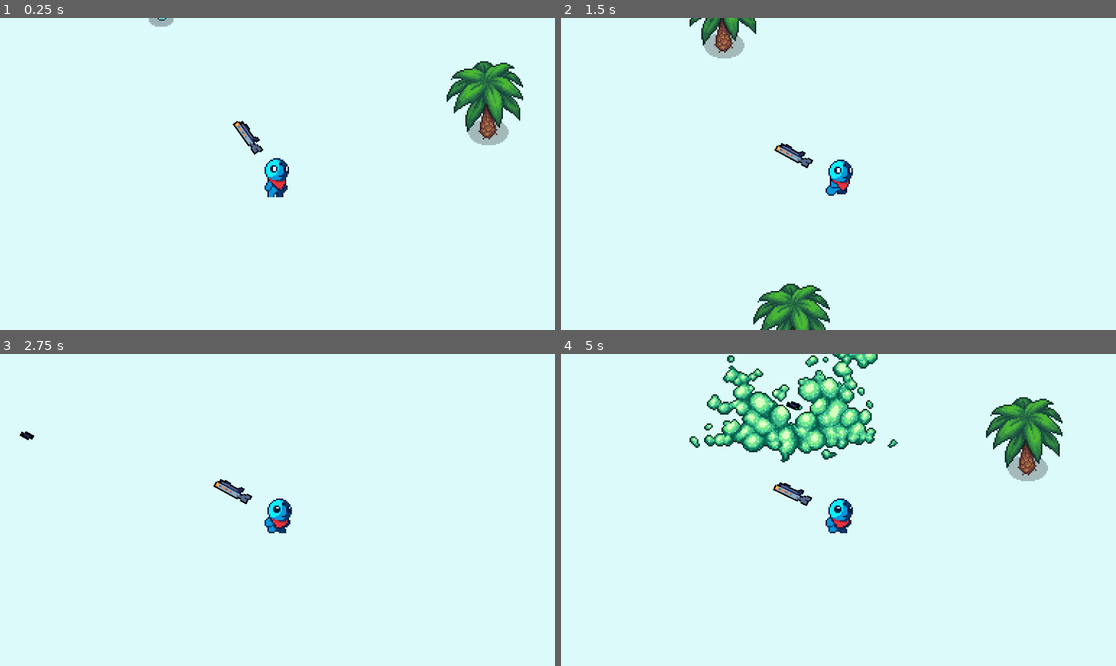
Above: before the commit, frames 1-4 (two rows, left to right).
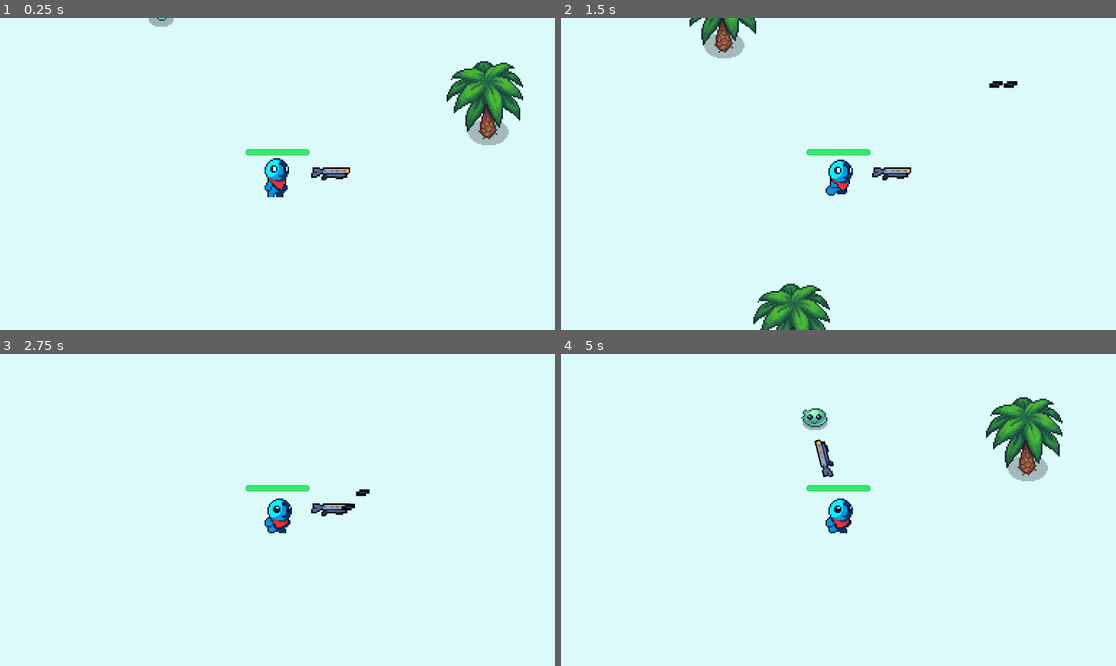
Above: after the commit, the same moments.

Repository: Omarfadalla/Survival-Extreme
Game: Godot game, scene res://Game/game.tscn
Same seed, same stepped clock (60 frames per second), same inputs: the game is played once before the commit and once after it.
Inputs (mouse positions are in pixels of both pictures, inside the frame that each line leads up to):
- Up to frame 1 (0.25 s): no input
- Up to frame 2 (1.5 s): tap Enter at 0.5 s; move the mouse to (960, 158) at 0.52 s; hold D (move_right) 0.53-1.28 s; tap Alt at 0.6 s; click (960, 158) at 0.67 s; move the mouse to (727, 189) at 1.27 s; hold S (move_down) from 1.28 s (still down); tap Shift at 1.35 s
- Up to frame 3 (2.75 s): move the mouse to (333, 441) at 2.02 s; release S (move_down) at 2.03 s; hold D (move_right) from 2.03 s (still down); tap Alt at 2.1 s
- Up to frame 4 (5 s): move the mouse to (810, 572) at 2.77 s; release D (move_right) at 2.78 s; hold W (move_up) 2.78-3.53 s; tap Shift at 2.85, 4.35 s; click (810, 572) at 2.92 s; move the mouse to (1005, 556) at 3.52 s; hold Left (move_left) from 3.53 s (still down); tap Alt at 3.6 s; move the mouse to (672, 463) at 4.27 s

The runs differ from the first frame. In frame 1, 0.7% of the frame differs, in the area x 41-64%, y 32-53%; in frame 2, 0.8%; in frame 3, 0.8%; in frame 4, 6.8%, in the area x 23-61%, y 0-49%.

Commit message:
added basic health system

Diff:
--- a/Gun/gun.tscn
+++ b/Gun/gun.tscn
@@ -4,7 +4,7 @@
 [ext_resource type="Script" uid="uid://b6m31axaw42as" path="res://Gun/gun.gd" id="1_yf33g"]
 
 [sub_resource type="CircleShape2D" id="CircleShape2D_yf33g"]
-radius = 206.03883
+radius = 112.0
 
 [node name="Gun" type="Area2D" unique_id=1102430784]
 collision_layer = 0
--- a/Player/player.gd
+++ b/Player/player.gd
@@ -1,8 +1,9 @@
 extends CharacterBody2D
 
+signal Health_depleted
+var health = 100.0
 
-
-func _physics_process(_delta: float) -> void:
+func _physics_process(delta: float) -> void:
 
 	var direction = Input.get_vector("move_left","move_right","move_up","move_down")
 	velocity = direction * 300
@@ -12,10 +13,16 @@
 	else:
 		play_idle_animation()
 
-
-
+	const DAMAGE_RATE = 5
+	var overlapping_mobs = %HurtBox.get_overlapping_bodies()
+	if overlapping_mobs.size() >0 :
+		health -= DAMAGE_RATE * overlapping_mobs.size() * delta
+		%ProgressBar.value = health
+		if health <= 0.0 :
+			Health_depleted.emit()
 
 	move_and_slide()
+
 	pass
 
 func play_idle_animation():
--- a/Player/player.tscn
+++ b/Player/player.tscn
@@ -126,12 +126,30 @@
 "speed": 5.0
 }]
 
+[sub_resource type="CircleShape2D" id="CircleShape2D_k53q1"]
+radius = 21.095022
+
+[sub_resource type="StyleBoxFlat" id="StyleBoxFlat_k53q1"]
+bg_color = Color(0.15294118, 0.16862746, 0.1882353, 1)
+corner_radius_top_left = 4
+corner_radius_top_right = 4
+corner_radius_bottom_right = 4
+corner_radius_bottom_left = 4
+corner_detail = 4
+
+[sub_resource type="StyleBoxFlat" id="StyleBoxFlat_fhl08"]
+bg_color = Color(0.20784314, 0.91764706, 0.4117647, 1)
+corner_radius_top_left = 4
+corner_radius_top_right = 4
+corner_radius_bottom_right = 4
+corner_radius_bottom_left = 4
+corner_detail = 4
+
 [node name="Player" type="CharacterBody2D" unique_id=330361035]
 safe_margin = 1.0
 script = ExtResource("1_btcbx")
 
 [node name="Gun" parent="." unique_id=1102430784 instance=ExtResource("5_k53q1")]
-position = Vector2(2, 4)
 
 [node name="CollisionShape2D" type="CollisionShape2D" parent="." unique_id=1054598013]
 position = Vector2(1, 3)
@@ -144,3 +162,23 @@
 
 [node name="Camera2D" type="Camera2D" parent="." unique_id=1060381839]
 zoom = Vector2(3, 3)
+
+[node name="HurtBox" type="Area2D" parent="." unique_id=122177571]
+unique_name_in_owner = true
+collision_layer = 0
+collision_mask = 2
+
+[node name="CollisionShape2D" type="CollisionShape2D" parent="HurtBox" unique_id=1526058753]
+shape = SubResource("CircleShape2D_k53q1")
+debug_color = Color(0.97935647, 0.12556463, 0.18250915, 0.41960785)
+
+[node name="ProgressBar" type="ProgressBar" parent="." unique_id=429129581]
+unique_name_in_owner = true
+offset_left = -22.0
+offset_top = -17.0
+offset_right = 22.0
+offset_bottom = -13.0
+theme_override_styles/background = SubResource("StyleBoxFlat_k53q1")
+theme_override_styles/fill = SubResource("StyleBoxFlat_fhl08")
+value = 100.0
+show_percentage = false
Binary file added: Health Bar Pack/Horror Healthbar.aseprite
Binary file added: Health Bar Pack/Horror Healthbar.png
Binary file added: Health Bar Pack/bubbly bar.aseprite
Binary file added: Health Bar Pack/bubbly bar.png
Binary file added: Health Bar Pack/gun bar.aseprite
Binary file added: Health Bar Pack/gun healthbar.png
Binary file added: Health Bar Pack/hands.aseprite
Binary file added: Health Bar Pack/hands.png
Binary file added: Health Bar Pack/skulls.aseprite
Binary file added: Health Bar Pack/skulls.png
Binary file added: horizontal bars/least rounded/progress bar least rounded over.png
Not shown, added: horizontal bars/least rounded/progress bar least rounded over.png.import
(and 96 more such lines)
